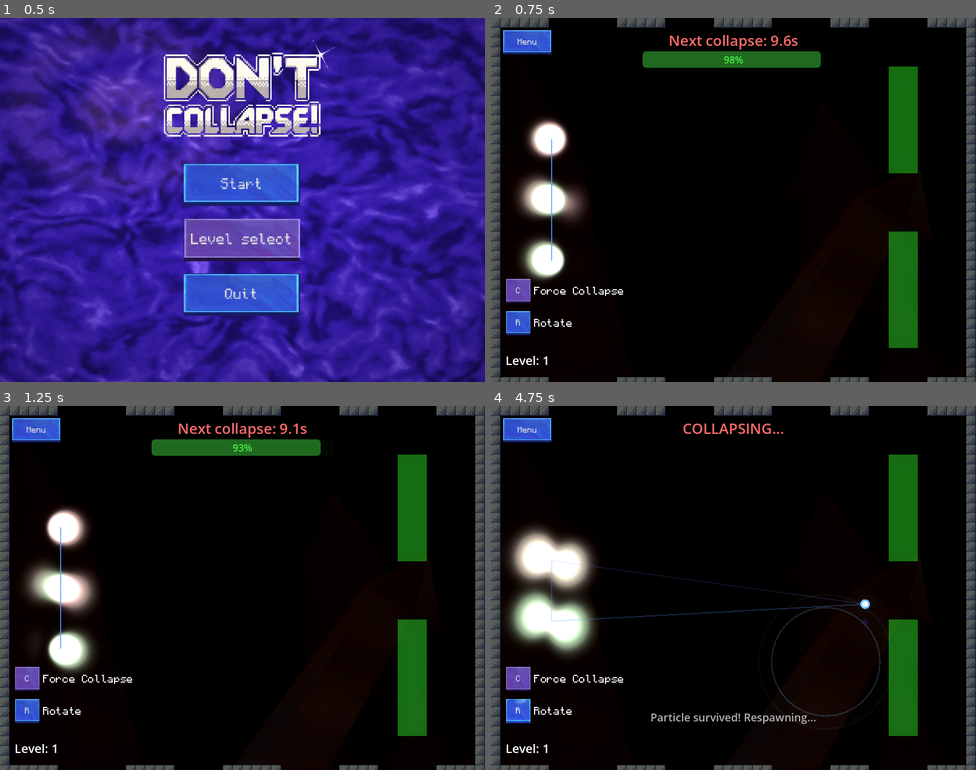
Above: before the commit, frames 1-4 (two rows, left to right).
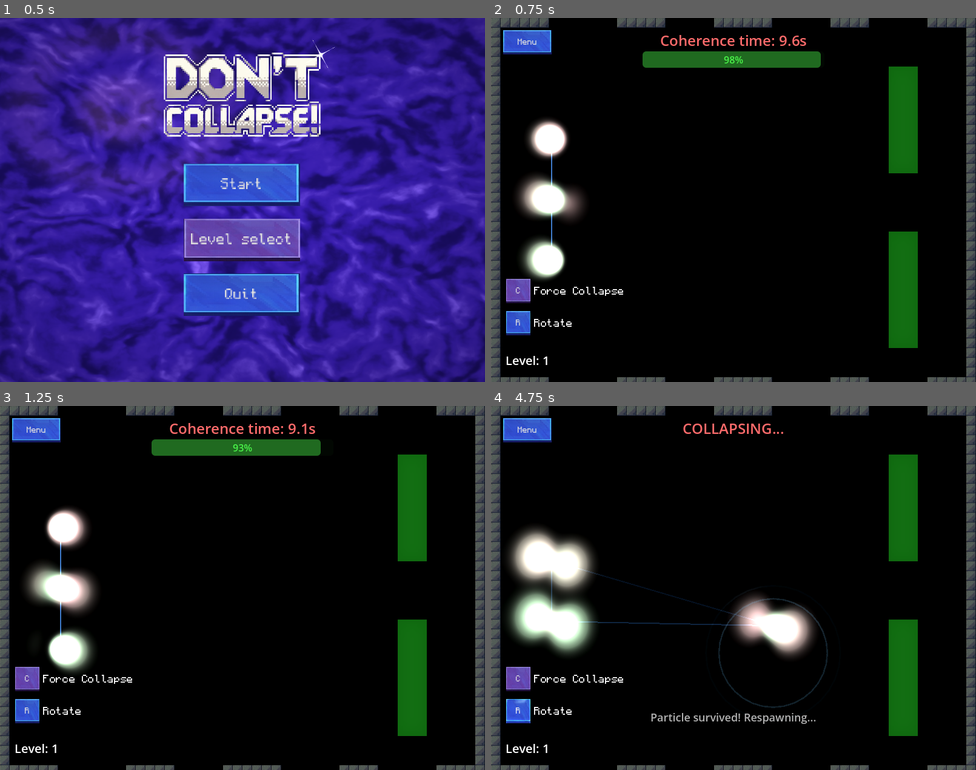
Above: after the commit, the same moments.

Repository: magnoint13/brinqo-2026
Game: Godot game, scene res://ui/MainMenu.tscn
The game is run twice, just before and just after one commit, with the same random seed, the same clock (stepped at 60 frames per second) and the same inputs. Sound files missing from this copy of the repository are replaced by a short silence.
Inputs:
- Up to frame 1 (0.5 s): no input
- Up to frame 2 (0.75 s): click "Start" at 0.5 s
- Up to frame 3 (1.25 s): no input
- Up to frame 4 (4.75 s): hold D 1.28-2 s; hold C 1.28-2 s; tap Space at 1.52, 1.55, 1.82, 2.85, 3.02, 3.32, 3.8, 4.52 s; click "R" at 2 s; hold Down 2.78-3.53 s; tap C at 3.05, 4.55 s; hold D 3.53-4.28 s; hold C 3.53-4.28 s; hold Up from 4.28 s (still down); tap R at 4.35 s

Frame 1 is identical in both runs. In frame 2, 0.5% of the frame differs, in the area x 12-65%, y 4-67%; in frame 3, 0.5%; in frame 4, 3.1%, in the area x 12-82%, y 42-89%.

Commit message:
fix paths en linux + no mover la particula colapsada

Diff:
--- a/levels/Level01.tscn
+++ b/levels/Level01.tscn
@@ -1,8 +1,7 @@
 [gd_scene format=4 uid="uid://d0ei0humym7xm"]
 
-[ext_resource type="Script" uid="uid://bbbndiexay33u" path="res://scripts/main.gd" id="1_main"]
-[ext_resource type="Script" uid="uid://dxerblwxrhx4o" path="res://scripts/particles_container.gd" id="2_container"]
-[ext_resource type="Texture2D" uid="uid://c7nssp223k280" path="res://resources/backgrounds/01.png" id="3_qd5dk"]
+[ext_resource type="Script" uid="uid://c5naeruglmxfy" path="res://scripts/main.gd" id="1_main"]
+[ext_resource type="Script" uid="uid://6elhxn4y4ue1" path="res://scripts/particles_container.gd" id="2_container"]
 [ext_resource type="PackedScene" uid="uid://hud001" path="res://ui/HUD.tscn" id="5_hud"]
 [ext_resource type="PackedScene" uid="uid://b3wacdn6krm77" path="res://scenes/VFXManager.tscn" id="6_vfxmanager"]
 [ext_resource type="PackedScene" uid="uid://c8ngbh0ie1iyy" path="res://entities/SpawnPoint.tscn" id="7_spawnpoint"]
@@ -24,7 +23,6 @@
 modulate = Color(1, 1, 1, 0.39215687)
 offset_right = 800.0
 offset_bottom = 600.0
-texture = ExtResource("3_qd5dk")
 
 [node name="Walls" type="Node2D" parent="." unique_id=1733820030]
 
--- a/scripts/main.gd
+++ b/scripts/main.gd
@@ -79,7 +79,7 @@
 			particles_node.apply_movement(direction, BALL_SPEED * delta, walls)
 
 	# Handle Collapse button (C key) - sync button state with key state
-	var is_c_pressed = Input.is_key_pressed(KEY_C)
+	var is_c_pressed = Input.is_key_pressed(KEY_C) or Input.is_key_pressed(KEY_SPACE)
 	if is_c_pressed != c_key_was_pressed:
 		hud.collapse_button.button_pressed = is_c_pressed
 		hud.set_collapse_button_visual_pressed(is_c_pressed)  # Update visual
@@ -103,7 +103,7 @@
 		hud.set_timer_text("COLLAPSING...")
 		hud.hide_progress_bar()
 	else:
-		hud.set_timer_text("Next collapse: %.1fs" % time_left)
+		hud.set_timer_text("Coherence time: %.1fs" % time_left)
 		hud.set_collapse_progress(time_left, current_collapse_max_time)
 
 func start_collapse_timer():
@@ -302,6 +302,6 @@
 	is_processing_collapse = false
 	hud.clear_status()
 	hud.set_game_over(false)  # Re-enable pausing
-	hud.set_timer_text("Next collapse: --")
+	hud.set_timer_text("Coherence time: --")
 	particles_node.reset()
 	start_collapse_timer()
--- a/scripts/particle.gd
+++ b/scripts/particle.gd
@@ -12,7 +12,7 @@
 
 # Wave state variables
 const WAVE_SHADER = preload("res://resources/wave_shader.gdshader")
-@export var WAVE_STD: float = 40
+@export var WAVE_STD: float = 25
 @export var WAVE_DIRECTION_FACTOR: float = 50.0
 @export var WAVE_SIZE: float = 200
 var collapsed_state: bool = false
@@ -86,7 +86,7 @@
 	update_visuals()
 	queue_redraw()
 
-func _process(delta):
+func _process(_delta):
 	# Update trail emission based on movement
 	if trail_particles:
 		if velocity.length() > 20:
@@ -108,10 +108,15 @@
 	var space_state = get_world_2d().direct_space_state
 
 	while attempts < 50:
+		attempts += 1
+
 		var target_pos = Vector2(
 			rng.randfn(global_position.x + WAVE_DIRECTION_FACTOR * direction.x, WAVE_STD),
 			rng.randfn(global_position.y + WAVE_DIRECTION_FACTOR * direction.y, WAVE_STD)
 		)
+
+		if target_pos.distance_to(global_position) > WAVE_SIZE:
+			continue
 
 		# Check if position is valid (not inside a wall)
 		var query = PhysicsPointQueryParameters2D.new()
@@ -121,7 +126,6 @@
 		var result = space_state.intersect_point(query)
 		if result.is_empty():
 			return target_pos
-		attempts += 1
 
 	# Fallback: return current position
 	return global_position
--- a/scripts/particles_container.gd
+++ b/scripts/particles_container.gd
@@ -26,7 +26,7 @@
 	create_connection_lines()
 	spawn_initial_particles()
 
-func _process(delta):
+func _process(_delta):
 	update_connection_lines()
 
 func create_connection_lines():
@@ -34,7 +34,6 @@
 	connection_lines.width = 2.0
 	connection_lines.default_color = Color(0.3, 0.6, 1.0, 0.4)
 	connection_lines.antialiased = true
-	connection_lines.z_index = 5
 	add_child(connection_lines)
 
 func fade_out_lines(duration: float = 0.2):
@@ -53,14 +52,7 @@
 		color.a = alpha
 		connection_lines.default_color = color
 
-
-	#var spawn_positions: Array[Vector2] = []
-
-
-
 func spawn_initial_particles():
-	#var spawn_positions = get_spawn_positions()
-
 	for i in range(spawn_positions.size()):
 		var p = particle_scene.instantiate()
 		p.spawn_index = i  # Store which spawnpoint this particle came from
@@ -137,6 +129,10 @@
 		var tween = create_tween()
 		tween.tween_method(p.set_fade, 0.0, 1.0, 0.5)
 
+	# Ensure everyone is in wave form
+	for p in particles:
+		p.to_wave_animated()
+
 func reset():
 	for p in particles:
 		if is_instance_valid(p):
@@ -150,7 +146,7 @@
 		last_movement_direction = direction
 
 	for p in particles:
-		if not is_instance_valid(p):
+		if not is_instance_valid(p) or p.collapsed_state:
 			continue
 
 		p.velocity = direction * speed
@@ -178,10 +174,12 @@
 		elif p.position.y > 600:
 			p.position.y = 0
 
-func rotate_particles(delta: float, direction: int, rotation_speed: float, walls: Node2D):
+func rotate_particles(delta: float, direction: int, rotation_speed: float, _walls: Node2D):
 	# Get valid particles
 	var valid_particles = []
 	for p in particles:
+		if p.collapsed_state:
+			return
 		if is_instance_valid(p) and p.fade_alpha > 0.1:
 			valid_particles.append(p)
 
Not shown, removed: resources/Backgrounds/01.png.import
Not shown, removed: resources/Backgrounds/02.png.import
Not shown, removed: resources/Backgrounds/03.png.import
Not shown, removed: resources/Backgrounds/04.png.import
Not shown, removed: resources/Backgrounds/05.png.import
Not shown, removed: resources/Backgrounds/06.png.import
Not shown, removed: resources/Backgrounds/07.png.import
Not shown, removed: resources/Music/menu_music.mp3.import
Renamed: resources/Backgrounds/01.png -> resources/backgrounds/01.png
Renamed: resources/Backgrounds/02.png -> resources/backgrounds/02.png
Renamed: resources/Backgrounds/03.png -> resources/backgrounds/03.png
Renamed: resources/Backgrounds/04.png -> resources/backgrounds/04.png
(and 5 more such lines)
